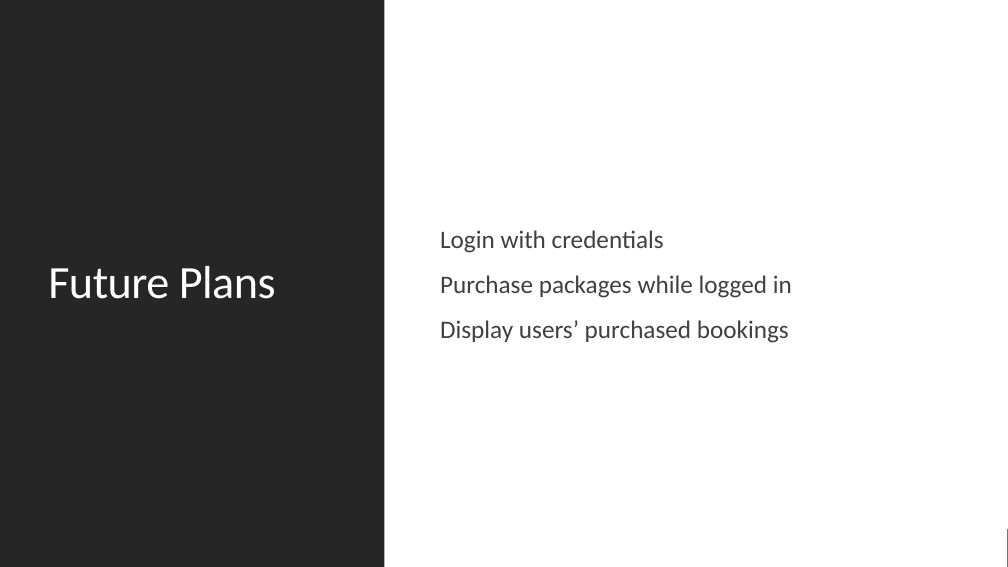
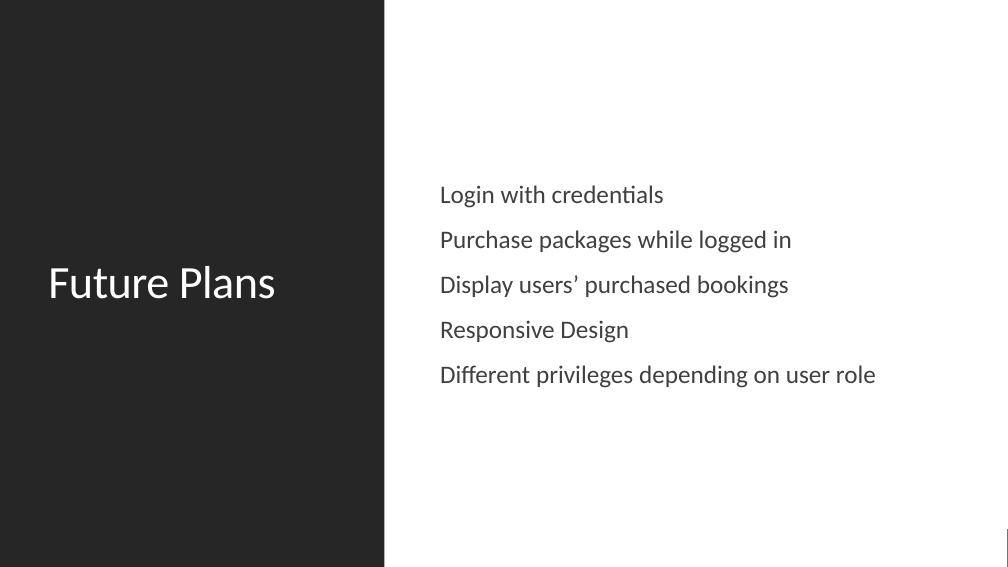
Before and after one commit to mbublitz1/TravelExperts, a slide deck: slide 5 of presentation.pptx. Drawn at 1008x567 pixels with LibreOffice and Linux fonts; fonts in the diff are those of the drawing. Boxes give left, top, right and bottom in pixels: in the first picture for what was removed or moved away, otherwise in the second. Text is boxed around its words. In the diff, an @@ line names an element or a change of style, - is before the commit and + after.

```diff
--- a/presentation.pptx
+++ b/presentation.pptx
@@ text at (440,320,876,388): paragraphs added @@
+  Responsive Design
+  Different privileges depending on user role
```
Also in this commit, not shown: 1 other slide changed.
